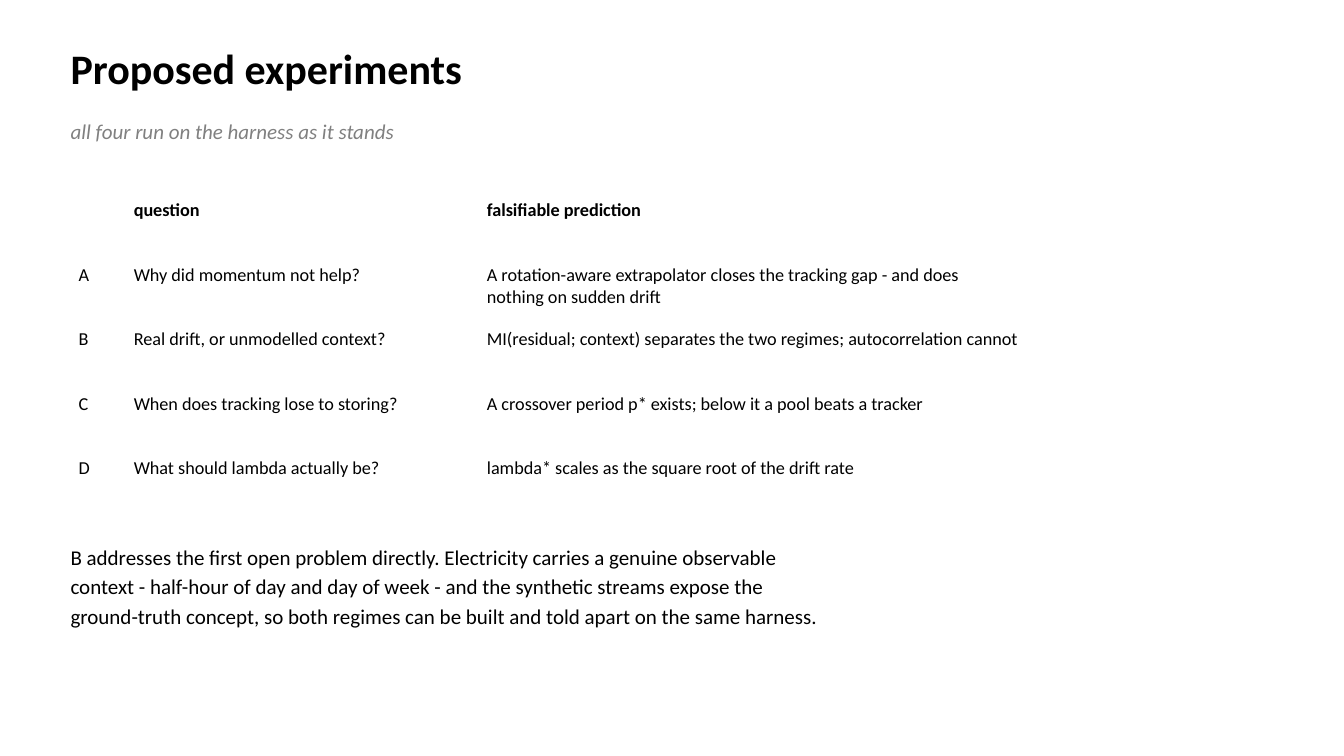
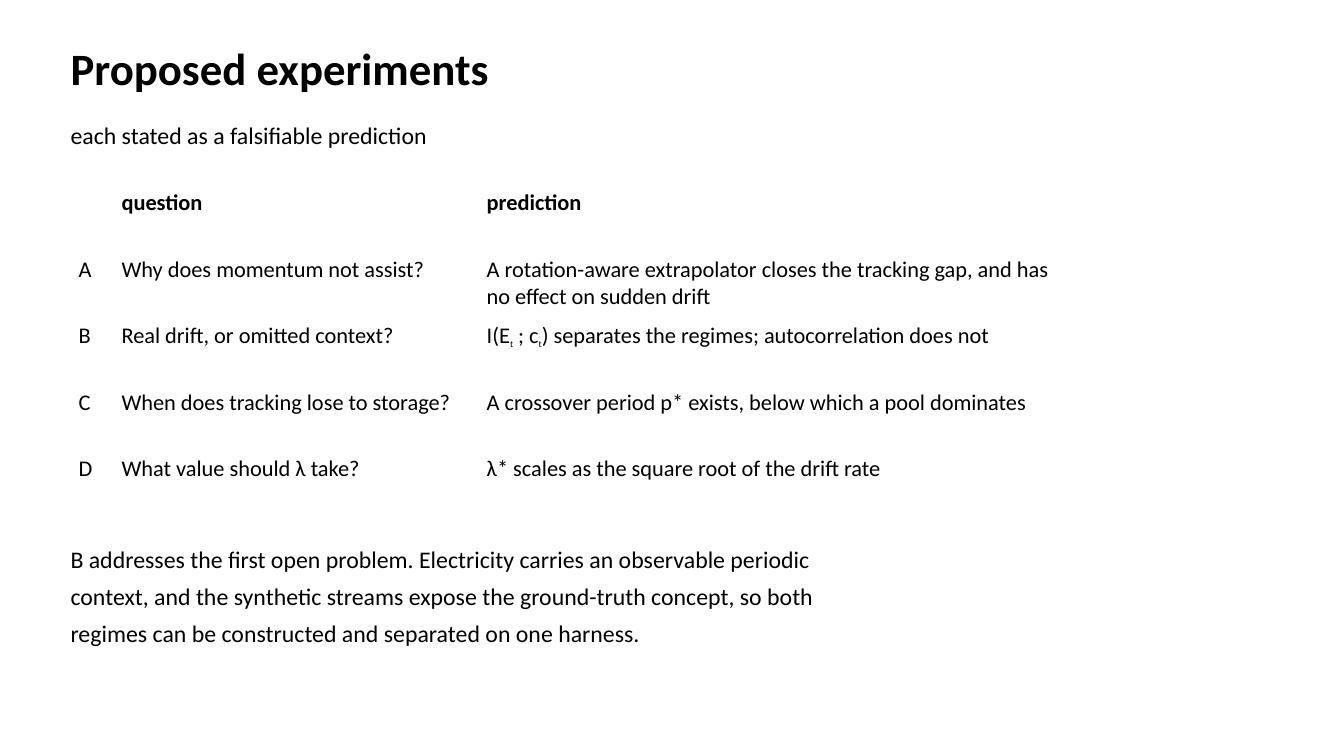
Before and after one commit to phuong0111/time-series-research, a slide deck: slide 26 of data-drift/seminar.pptx. Drawn at 1344x756 pixels with LibreOffice and Linux fonts; fonts in the diff are those of the drawing. Boxes give left, top, right and bottom in pixels: in the first picture for what was removed or moved away, otherwise in the second. Text is boxed around its words. In the diff, an @@ line names an element or a change of style, - is before the commit and + after.

```diff
--- a/data-drift/seminar.pptx
+++ b/data-drift/seminar.pptx
@@ text "Proposed experiments" at (71, 53, 489, 92): size 30 to 32 pt @@
@@ text at (71, 127, 427, 148): text changed; size 15 to 17 pt; text colour #808080 to #000000; italic off @@
-all four run on the harness as it stands
+each stated as a falsifiable prediction
@@ table at (71, 187, 1273, 519) @@
-row 1, column 3: falsifiable prediction
+row 1, column 3: prediction
-row 2, column 2: Why did momentum not help?
+row 2, column 2: Why does momentum not assist?
-row 2, column 3: A rotation-aware extrapolator closes the tracking gap - and does nothing on sudden drift
+row 2, column 3: A rotation-aware extrapolator closes the tracking gap, and has no effect on sudden drift
-row 3, column 2: Real drift, or unmodelled context?
+row 3, column 2: Real drift, or omitted context?
-row 3, column 3: MI(residual; context) separates the two regimes; autocorrelation cannot
+row 3, column 3: I(Et ; ct) separates the regimes; autocorrelation does not
-row 4, column 2: When does tracking lose to storing?
+row 4, column 2: When does tracking lose to storage?
-row 4, column 3: A crossover period p* exists; below it a pool beats a tracker
+row 4, column 3: A crossover period p* exists, below which a pool dominates
-row 5, column 2: What should lambda actually be?
+row 5, column 2: What value should λ take?
-row 5, column 3: lambda* scales as the square root of the drift rate
+row 5, column 3: λ* scales as the square root of the drift rate
@@ size 13 to 16 pt in "question", "A", "B", "C" and 1 more places @@
@@ table: place and size @@
-table at (71, 197, 1273, 519)
+table at (71, 187, 1273, 519)
@@ text at (71, 551, 813, 646): text changed; size 15 to 17 pt @@
-B addresses the first open problem directly. Electricity carries a genuine observable
-context - half-hour of day and day of week - and the synthetic streams expose the
-ground-truth concept, so both regimes can be built and told apart on the same harness.
+B addresses the first open problem. Electricity carries an observable periodic
+context, and the synthetic streams expose the ground-truth concept, so both
+regimes can be constructed and separated on one harness.
```
Also in this commit, not shown: 23 other slides changed, 3 slides added, 3 slides removed, 1 other file.
